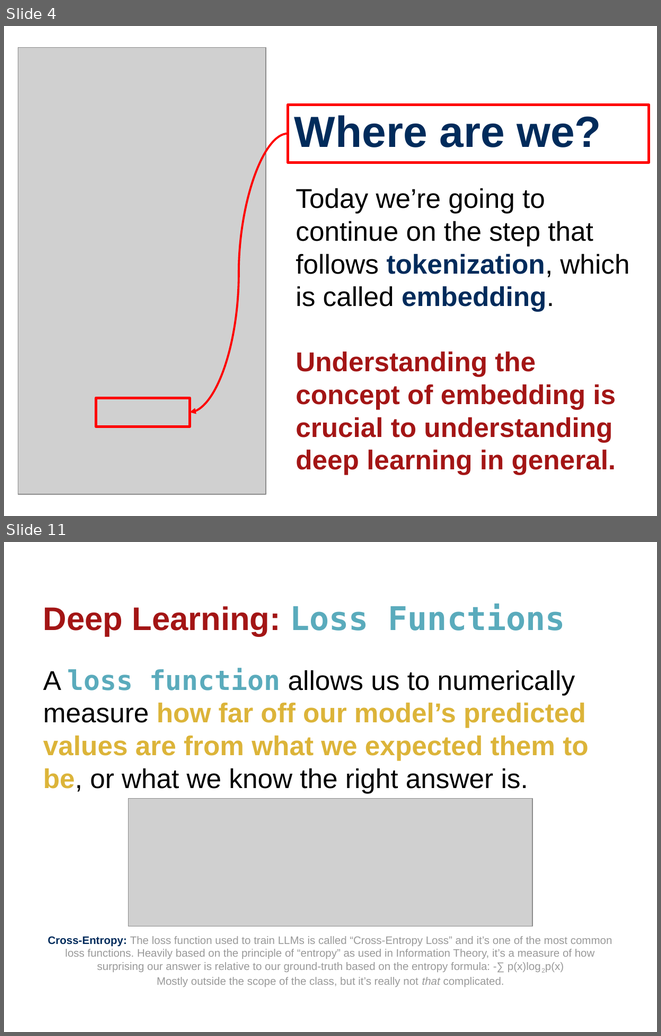
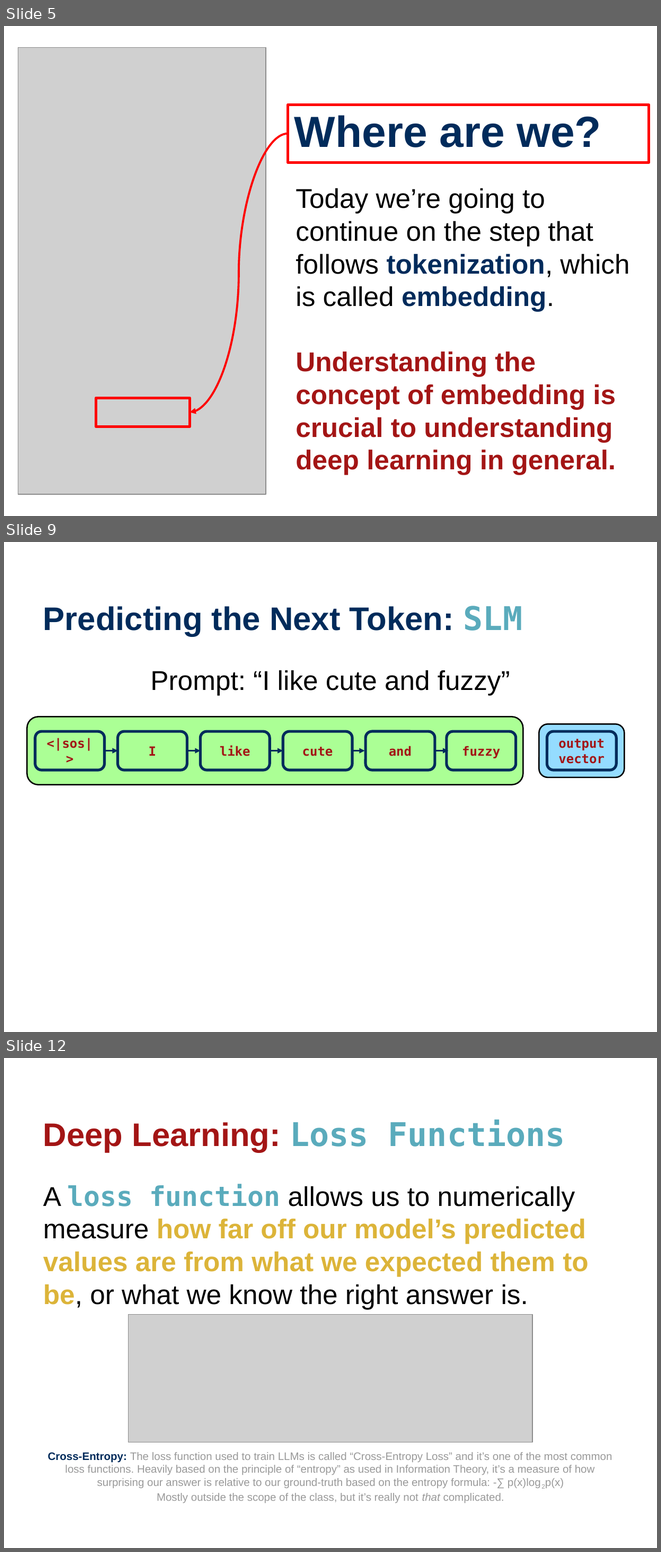
Before and after one commit to wtheisen/nd-cse-10124-lectures, a slide deck: Blank/Lecture_07_ Embeddings_02.pptx. Shown one above the other, each under a label of ours: slides 4 and 11 before the commit, slides 5, 9 and 12 after it; the slides between them are not shown. The pictures are 661x1036 and 661x1552 pixels, drawn with LibreOffice and Linux fonts; fonts in the diff are those of the drawing; grey boxes stand for pictures. Boxes give left, top, right and bottom in pixels: in the first picture for what was removed or moved away, otherwise in the second. Text is boxed around its words. In the diff, an @@ line names an element or a change of style, - is before the commit and + after.

```diff
--- a/Blank/Lecture_07_ Embeddings_02.pptx
+++ b/Blank/Lecture_07_ Embeddings_02.pptx
@@ slide 9 added at [4,542,657,1032], background #FFFFFF @@
@@ title added at [43,606,522,636], 36 pt, text #002B5B, bold @@
+Predicting the Next Token: SLM
@@ text added at [150,670,510,695], 30 pt, text #000000 @@
+Prompt: “I like cute and fuzzy”
@@ rounded rectangle added at [27,716,523,784], fill #ABFF95, outline #000000 1.5 pt @@
@@ rounded rectangle added at [35,731,105,770], outline #002B5B 3 pt, 14 pt, text #A31415, bold @@
+<|sos|>
@@ rounded rectangle added at [117,731,187,770], outline #002B5B 3 pt, 14 pt, text #A31415, bold @@
+I
@@ rounded rectangle added at [201,731,270,770], outline #002B5B 3 pt, 14 pt, text #A31415, bold @@
+like
@@ rounded rectangle added at [283,731,352,770], outline #002B5B 3 pt, 14 pt, text #A31415, bold @@
+cute
@@ rounded rectangle added at [366,731,435,770], outline #002B5B 3 pt, 14 pt, text #A31415, bold @@
+and
@@ rounded rectangle added at [447,731,516,770], outline #002B5B 3 pt, 14 pt, text #A31415, bold @@
+fuzzy
@@ rounded rectangle added at [539,724,624,778], fill #95DCFF, outline #000000 1.5 pt @@
@@ rounded rectangle added at [547,731,617,770], outline #002B5B 3 pt, 14 pt, text #A31415, bold @@
+output
+vector
@@ arrow added from (105, 750) to (117, 750), #002B5B 1.5 pt @@
@@ arrow added from (187, 750) to (201, 750), #002B5B 1.5 pt @@
@@ arrow added from (270, 750) to (283, 750), #002B5B 1.5 pt @@
@@ arrow added from (351, 750) to (364, 750), #002B5B 1.5 pt @@
@@ arrow added from (435, 750) to (448, 750), #002B5B 1.5 pt @@
@@ what was slide 4 is now slide 5 @@
@@ what was slide 11 is now slide 12 @@
```
Also in this commit, not shown: 3 slides changed, 8 other slides added, 9 slides removed, 12 other files.
